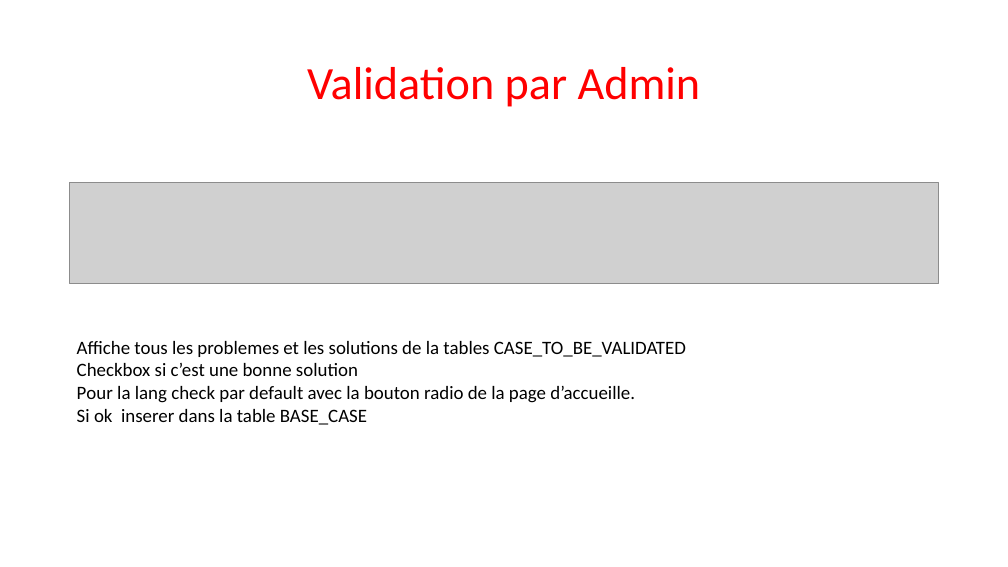
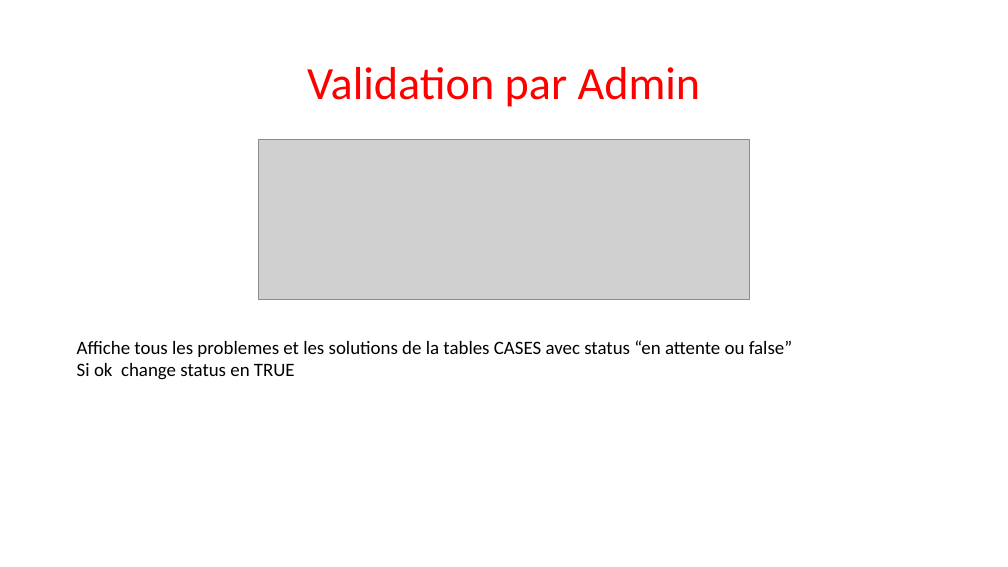
Before and after one commit to Sle3pingForest/StageL3, a slide deck: slide 10 of RapportNam/Nouveau Microsoft PowerPoint Presentation.pptx (slide 7 before the commit). Drawn at 1008x567 pixels with LibreOffice and Linux fonts; fonts in the diff are those of the drawing; grey boxes stand for pictures. Boxes give left, top, right and bottom in pixels: in the first picture for what was removed or moved away, otherwise in the second. Text is boxed around its words. In the diff, an @@ line names an element or a change of style, - is before the commit and + after.

```diff
--- a/RapportNam/Nouveau Microsoft PowerPoint Presentation.pptx
+++ b/RapportNam/Nouveau Microsoft PowerPoint Presentation.pptx
@@ picture added at (259,140,749,299) @@
@@ picture removed at (70,182,939,284) @@
@@ text at (77,340,792,380): text changed @@
-Affiche tous les problemes et les solutions de la tables CASE_TO_BE_VALIDATED
-Checkbox si c’est une bonne solution
-Pour la lang check par default avec la bouton radio de la page d’accueille.
-Si ok inserer dans la table BASE_CASE
+Affiche tous les problemes et les solutions de la tables CASES avec status “en attente ou false”
+Si ok change status en TRUE
```
Also in this commit, not shown: 5 other slides changed, 1 slide added, 2 slides removed, 4 other files.
